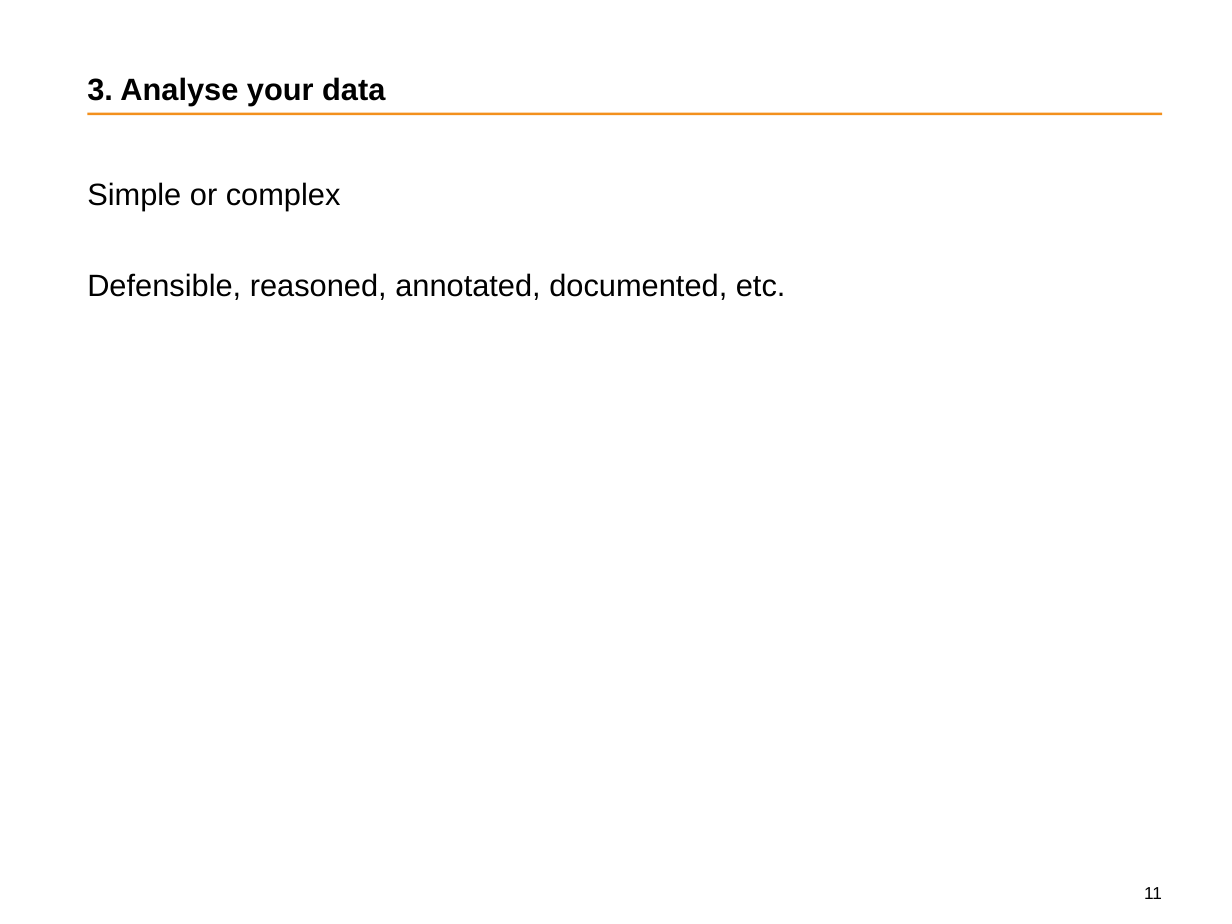
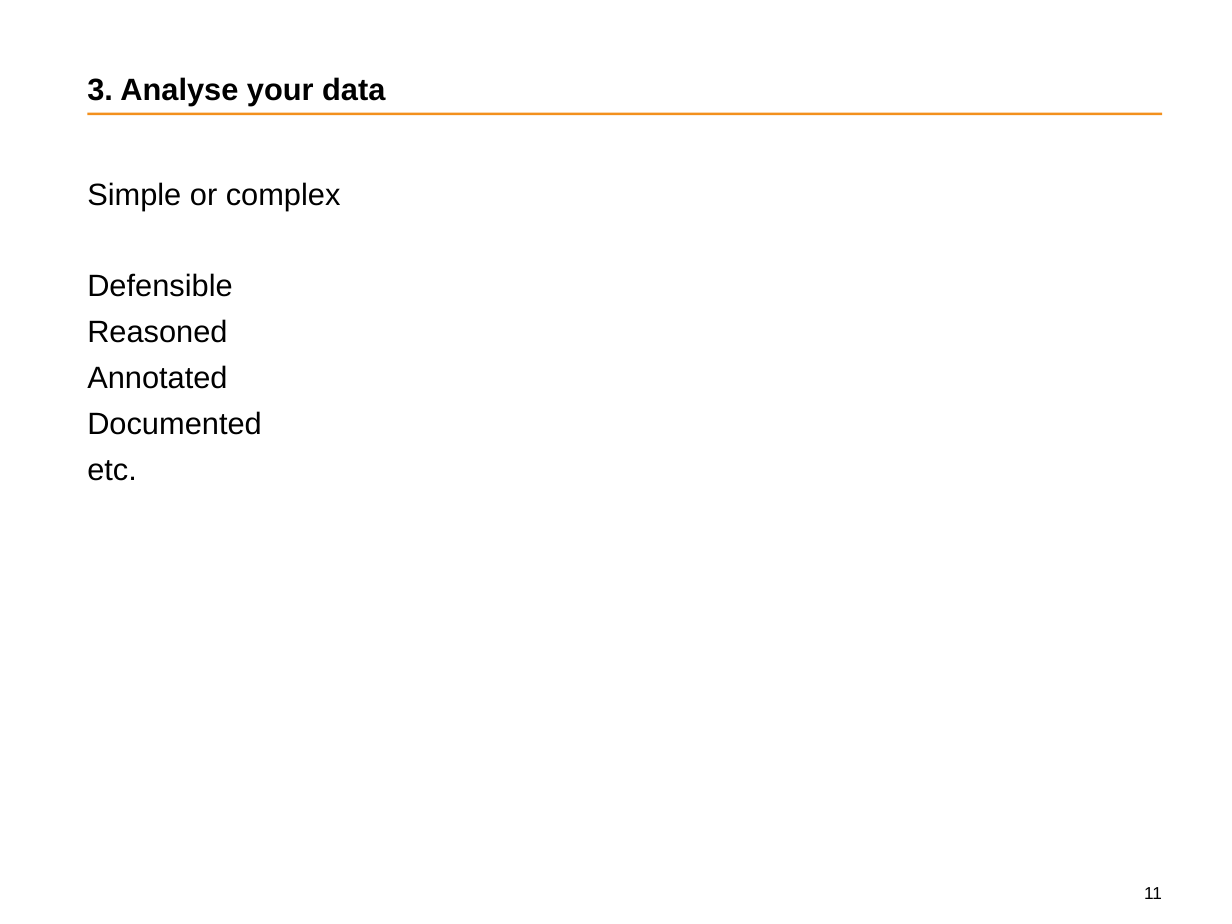
Before and after one commit to wfmackey/dataclass, a slide deck: slide 11 of intern_data_class1806/1_data_class_presentation.pptx. Drawn at 1232x924 pixels with LibreOffice and Linux fonts; fonts in the diff are those of the drawing; background and template pictures are left out. Boxes give left, top, right and bottom in pixels: in the first picture for what was removed or moved away, otherwise in the second. Text is boxed around its words. In the diff, an @@ line names an element or a change of style, - is before the commit and + after.

```diff
--- a/intern_data_class1806/1_data_class_presentation.pptx
+++ b/intern_data_class1806/1_data_class_presentation.pptx
@@ text at (87,273,262,481): text changed @@
-Defensible, reasoned, annotated, documented, etc.
+Defensible
+Reasoned
+Annotated
+Documented
+etc.
```
Also in this commit, not shown: 11 other slides changed, 7 other files.
